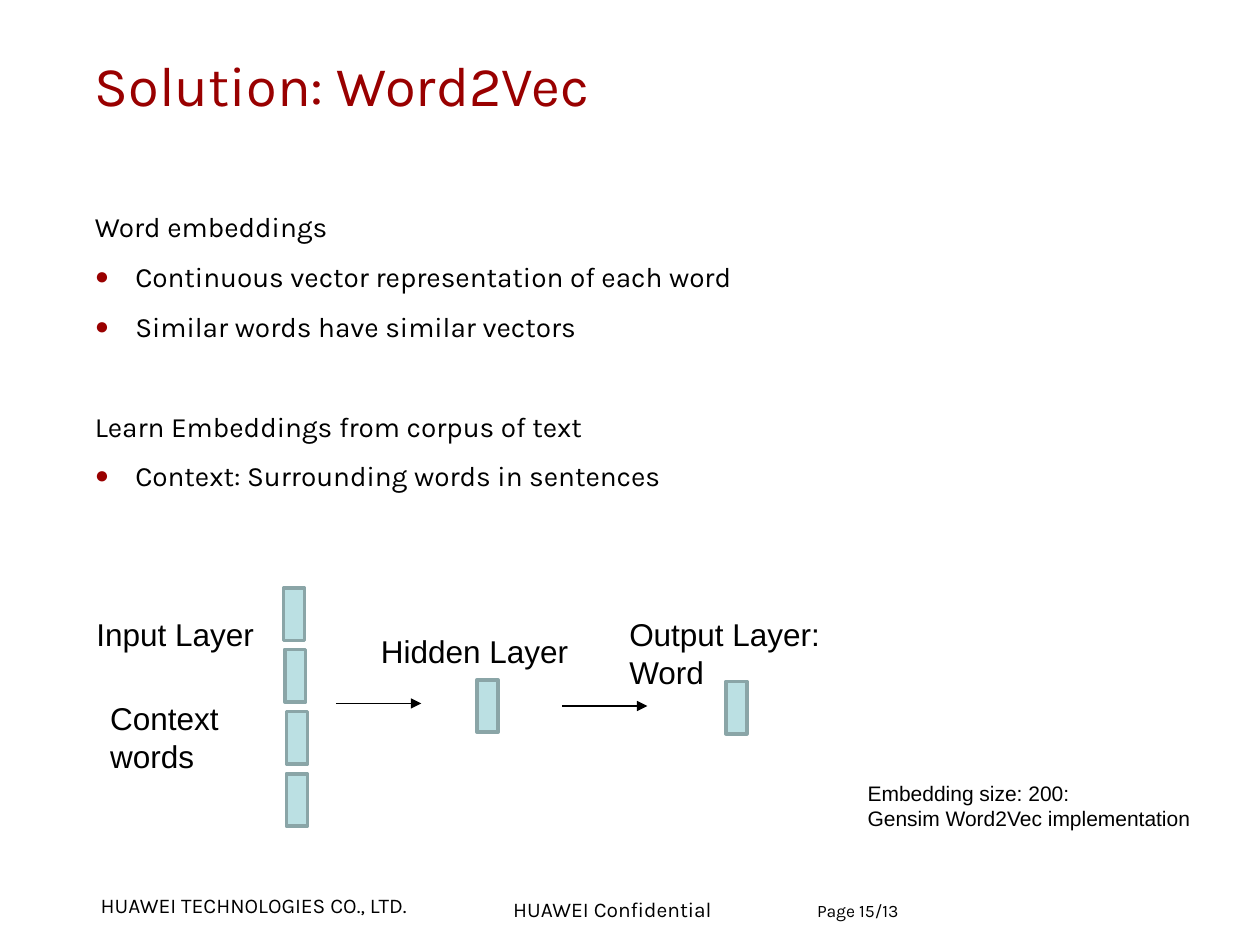
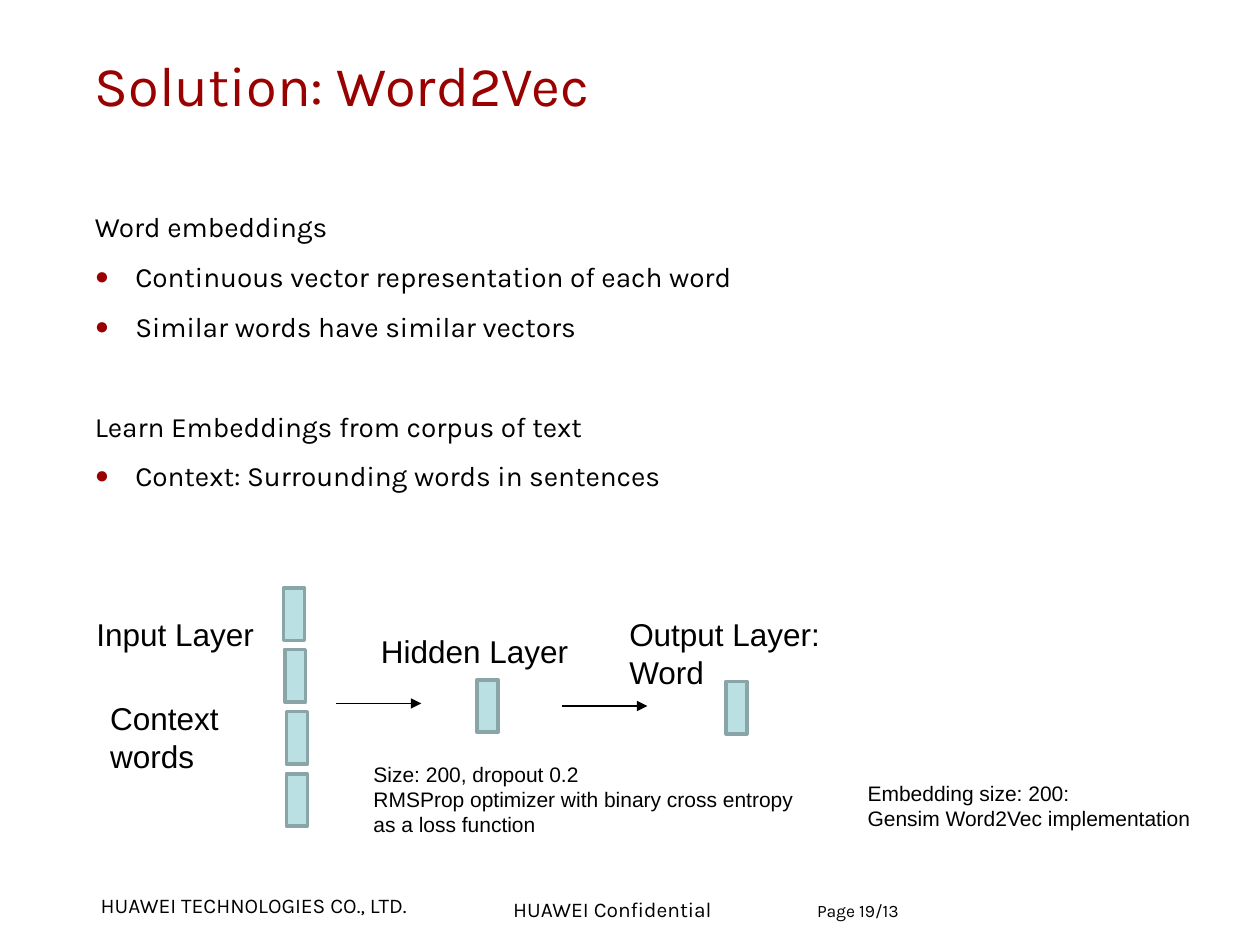
Before and after one commit to zuoqin/DeepBugs, a slide deck: slide 19 of materials/Project Presentation.pptx (slide 15 before the commit). Drawn at 1260x945 pixels with LibreOffice and Linux fonts; fonts in the diff are those of the drawing; background and template pictures are left out. Boxes give left, top, right and bottom in pixels: in the first picture for what was removed or moved away, otherwise in the second. Text is boxed around its words. In the diff, an @@ line names an element or a change of style, - is before the commit and + after.

```diff
--- a/materials/Project Presentation.pptx
+++ b/materials/Project Presentation.pptx
@@ text added at <box>373,766,793,833</box>, 12 pt, text #000000 @@
+Size: 200, dropout 0.2
+RMSProp optimizer with binary cross entropy
+as a loss function
@@ page number at <box>817,904,898,922</box>: text changed @@
-Page 15/13
+Page 19/13
```
Also in this commit, not shown: 7 other slides changed, 3 slides added, 1 other file.
